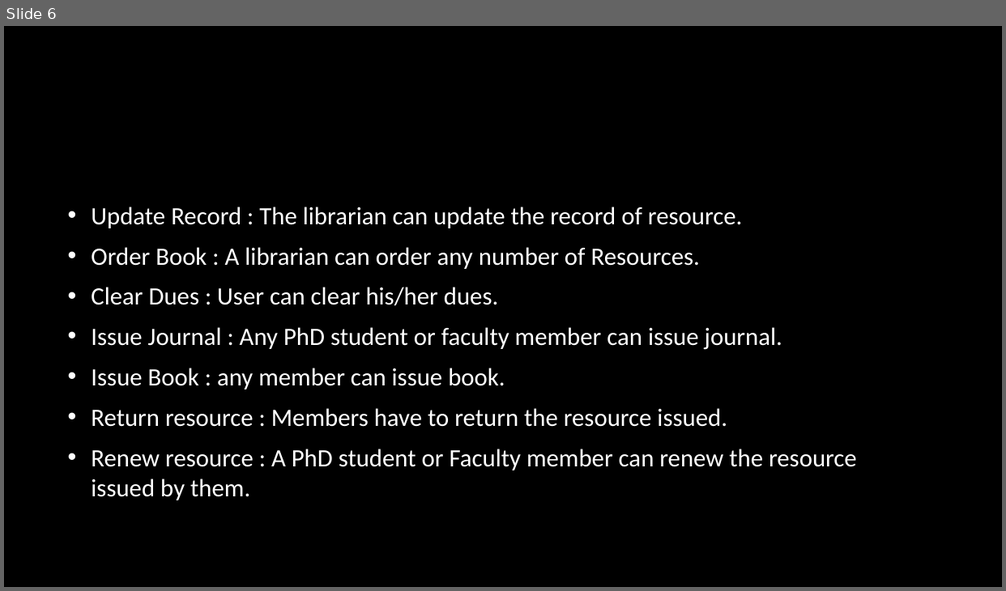
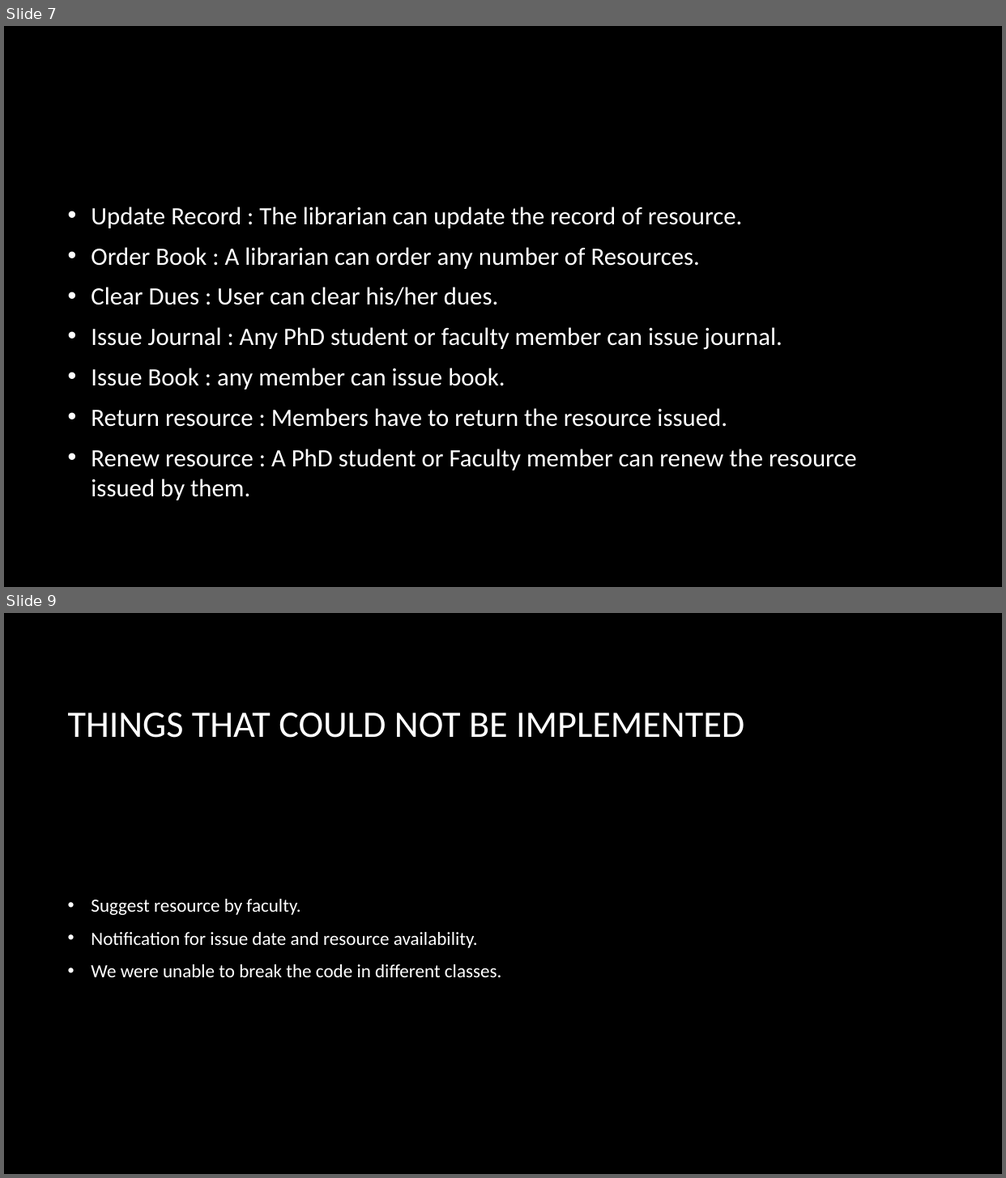
Before and after one commit to shah-anurag/Library-Management, a slide deck: srs-10-ppt.pptx. Shown one above the other, each under a label of ours: slide 6 before the commit, slides 7 and 9 after it; the slides between them are not shown. The pictures are 1006x591 and 1006x1178 pixels, drawn with LibreOffice and Linux fonts; fonts in the diff are those of the drawing; background and template pictures are left out. Boxes give left, top, right and bottom in pixels: in the first picture for what was removed or moved away, otherwise in the second. Text is boxed around its words. In the diff, an @@ line names an element or a change of style, - is before the commit and + after.

```diff
--- a/srs-10-ppt.pptx
+++ b/srs-10-ppt.pptx
@@ slide 9 added at [4,613,1002,1174], background picture (left out) @@
@@ title added at [68,713,744,738], 36 pt, text #FFFFFF @@
+THINGS THAT COULD NOT BE IMPLEMENTED
@@ text added at [91,899,502,977], 18 pt, text #FFFFFF @@
+• Suggest resource by faculty.
+• Notification for issue date and resource availability.
+• We were unable to break the code in different classes.
@@ what was slide 6 is now slide 7 @@
```
Also in this commit, not shown: 1 slide changed, 7 other slides added, 6 slides removed.
